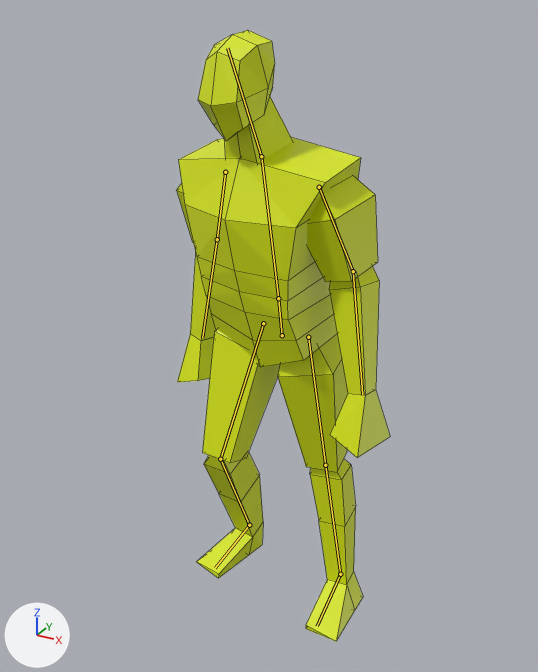
Before and after pictures for a commit that changed the Blender file Godot/Blender/Behold_A_Man/behold_a_man.blend.
Camera for both pictures: a 50 mm lens placed at (0.981, -1.836, 1.898), pointed at (-0.022, -0.011, 0.986). Arrows for +X, +Y and +Z are at lower left; the lights stay in place. Both versions are drawn at frame 4 of the action 'step_right_loop'; the numbers are the values there. The bones that bend it are drawn over the model as lines. Mesh edges are drawn as thin lines.
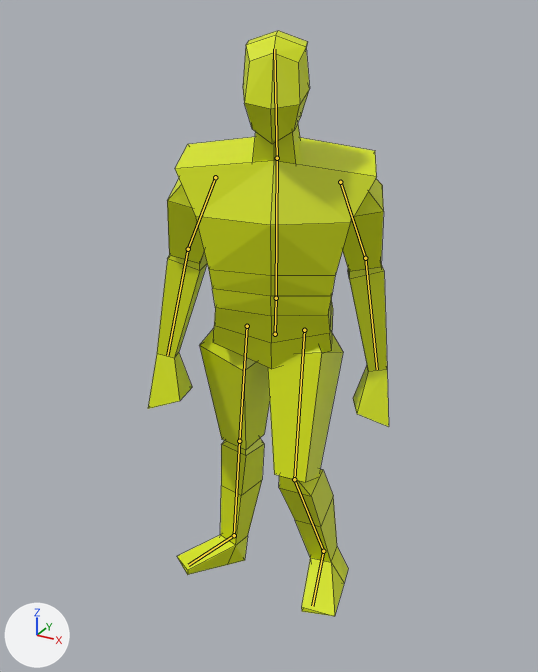
Location of each change, [x1, y1, x2, y2] in pixels of the pictures (538 x 672 px):
'Cube', posed (13% wider)
    before: [177, 30, 390, 641]
    after: [148, 31, 389, 616]
bone 'body_lower', root to tip
    before: (282, 335) to (278, 298)
    after: (275, 334) to (276, 298)
bone 'body_upper', root to tip
    before: (278, 298) to (261, 156)
    after: (276, 298) to (277, 158)
bone 'upperarm.l', root to tip
    before: (319, 187) to (353, 271)
    after: (340, 182) to (365, 258)
bone 'upperarm.r', root to tip
    before: (225, 172) to (217, 239)
    after: (215, 177) to (188, 249)

What the commit changed:
Bone 'body_lower' (bone_body_lower) moves from (0.012, 0.001, -0.011) to (-0.012, 0.001, -0.011).
Bone 'body_lower' (bone_body_lower) turns from (10, -13, 1) to (10, 23, 0) degrees about its own x, y and z.
Bone 'body_upper' (bone_body_upper) turns from (0, 0, -1) to (0, 0, 1) degrees about its own x, y and z.
Bone 'upperarm.l' (bone_upperarm_l) turns from (0, 0, -9) to (0, 0, -11) degrees about its own x, y and z.
Bone 'upperarm.r' (bone_upperarm_r) turns from (0, 0, 11) to (0, 0, 9) degrees about its own x, y and z.
Bone 'iklegpole.l' (bone_iklegpole_l) moves from (-0.108, -0.011, -0.01) to (-0.018, -0.011, -0.002).
Bone 'iklegtarget.l' (bone_iklegtarget_l) moves from (-0.051, 0.011, 0.004) to (0.01, 0.011, -0.082).
Bone 'iklegtarget.l' (bone_iklegtarget_l) turns from (0, 0, 0) to (-1, 0, -13) degrees about its own x, y and z.
Bone 'iklegpole.r' (bone_iklegpole_r) moves from (0.018, -0.011, -0.002) to (0.108, -0.011, -0.01).
Bone 'iklegtarget.r' (bone_iklegtarget_r) moves from (-0.01, 0.011, -0.082) to (0.051, 0.011, 0.004).
Bone 'iklegtarget.r' (bone_iklegtarget_r) turns from (-1, 0, 13) to (3, -14, 31) degrees about its own x, y and z.
